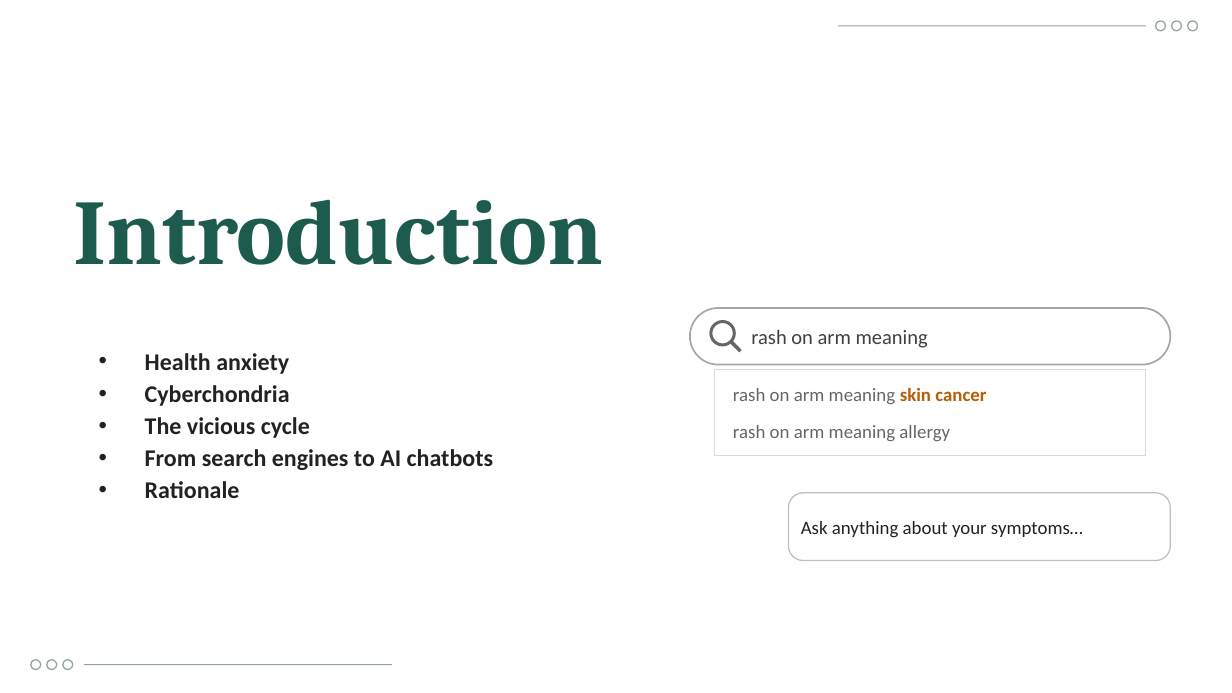
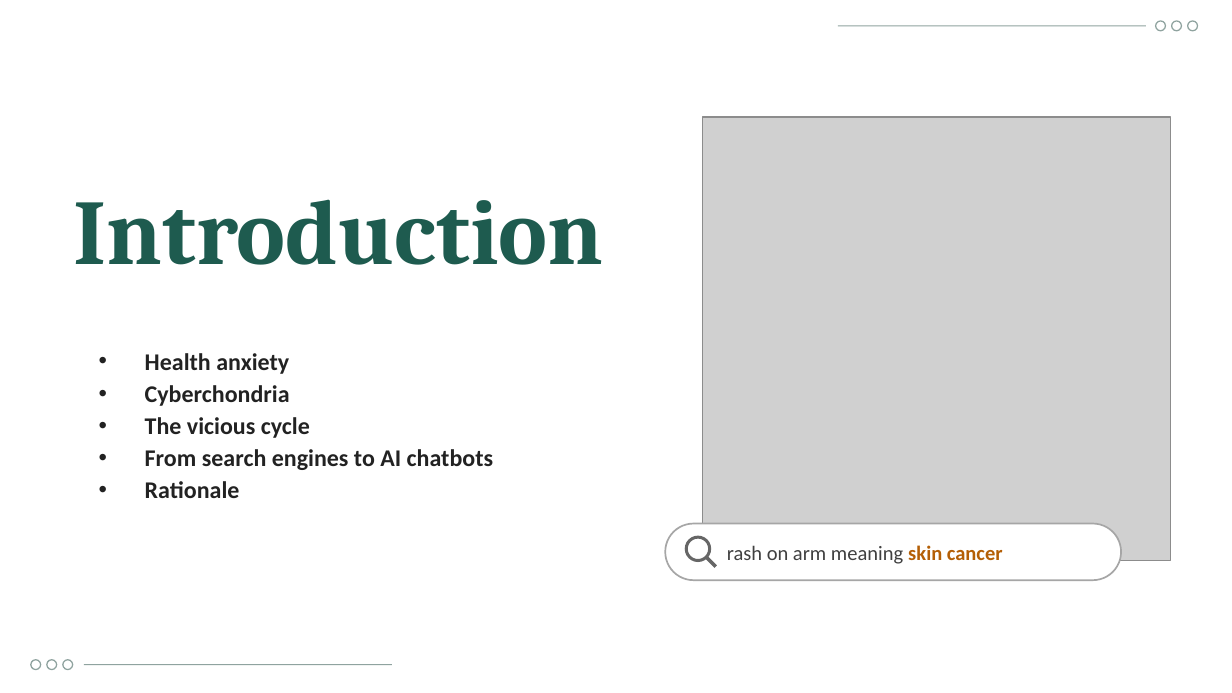
Before and after one commit to Yaseen279/History-Exam, a slide deck: slide 4 of research/output/study/Defence_Presentation_UOBCOM.pptx. Drawn at 1232x693 pixels with LibreOffice and Linux fonts; fonts in the diff are those of the drawing; grey boxes stand for pictures; background and template pictures are left out. Boxes give left, top, right and bottom in pixels: in the first picture for what was removed or moved away, otherwise in the second. Text is boxed around its words. In the diff, an @@ line names an element or a change of style, - is before the commit and + after.

```diff
--- a/research/output/study/Defence_Presentation_UOBCOM.pptx
+++ b/research/output/study/Defence_Presentation_UOBCOM.pptx
@@ rectangle: place and size @@
-rectangle at bbox=[690, 308, 1170, 365]
+rectangle at bbox=[695, 110, 1178, 568]
@@ rectangle at bbox=[695, 110, 1178, 568]: rounded rectangle to rectangle; outline #A6A6A6 1 pt to #FFFFFF 1 pt @@
@@ picture added at bbox=[702, 117, 1170, 561] @@
@@ text removed at bbox=[751, 329, 928, 348] @@
-rash on arm meaning
@@ rectangle removed at bbox=[715, 370, 1146, 456] @@
@@ text removed at bbox=[733, 425, 950, 441] @@
-rash on arm meaning allergy
@@ rounded rectangle: place and size @@
-rounded rectangle at bbox=[788, 493, 1170, 561]
+rounded rectangle at bbox=[665, 524, 1121, 580]
@@ rounded rectangle at bbox=[665, 524, 1121, 580]: outline #BFBFBF 0.75 pt to #A6A6A6 1 pt; proportions changed @@
@@ ellipse: place and size @@
-ellipse at bbox=[711, 322, 734, 345]
+ellipse at bbox=[686, 537, 710, 561]
@@ text "rash on arm meaning skin ...": place and size @@
-text "rash on arm meaning skin ..." at bbox=[733, 387, 986, 404]
+text "rash on arm meaning skin ..." at bbox=[727, 545, 1003, 564]
@@ text "rash on arm meaning skin ..." at bbox=[727, 545, 1003, 564]: size 11 to 12 pt; text colour #666666 to #404040 in "rash on arm meaning" @@
@@ text removed at bbox=[801, 521, 1083, 538] @@
-Ask anything about your symptoms…
@@ line moved from (731, 341) - (740, 351) to (706, 557) - (716, 567) @@
```
Also in this commit, not shown: 8 other slides changed, 1 slide added, 14 other files.
